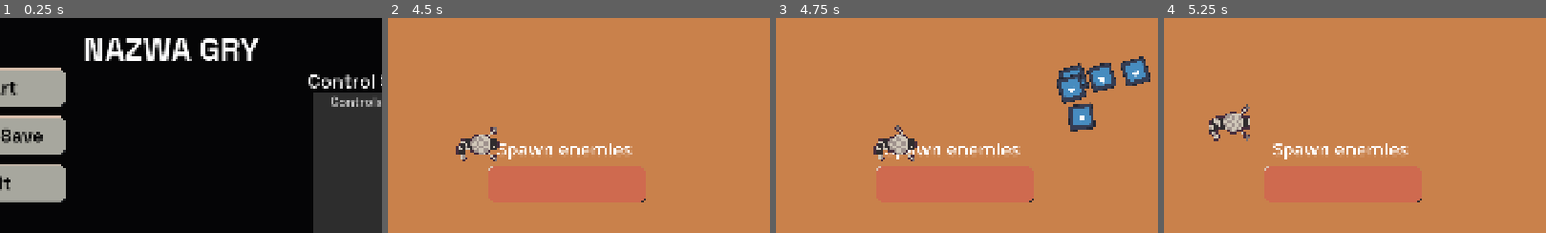
Above: before the commit, frames 1-4 (left to right).
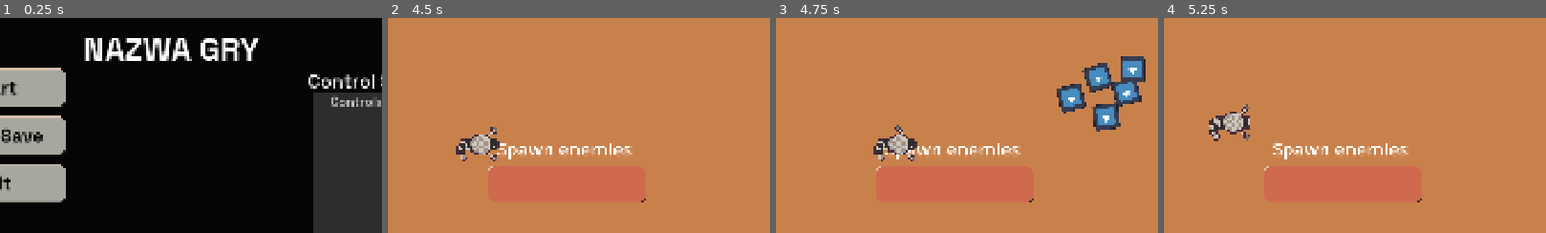
Above: after the commit, the same moments.

Repository: MagmutC3/418GC
Game: Godot game, scene res://Scenes/MainMenu/MainMenu.tscn
Two runs of this game, one before a commit and one after it. Both use one fixed random seed, a clock stepped at 60 frames per second and the inputs below. The engine's default icon, where the game draws it, is replaced by a stand-in: a white triangle on a blue panel in a dark square. Sound files missing from this copy of the repository are replaced by a short silence.
Inputs (mouse positions are % of the whole screen's width and height, from its top left):
- Up to frame 1 (0.25 s): no input
- Up to frame 2 (4.5 s): click "Start" at 0.5 s; tap Enter (ui_accept) at 1.25, 1.52, 2, 2.27, 4.25 s; hold Right (ui_right) 1.28-2.03 s; tap 1 at 1.35 s; hold Down (ui_down) 2.03-2.75 s; tap 2 at 2.1 s; click (3, 5) at 2.75 s; click "Resume" at 3.5 s; hold Right (ui_right) from 4.28 s (still down); tap 3 at 4.35 s
- Up to frame 3 (4.75 s): keep holding Right (ui_right)
- Up to frame 4 (5.25 s): release Right (ui_right) at 5.03 s; hold Up (ui_up) from 5.03 s (still down); tap R at 5.1 s
The pictures show only the part of the screen within x 28-78%, y 8-58%; the shares and areas given below are measured in that part.

Frames 1-2 are identical in both runs. In frame 3, 4.4% of the frame differs, in the area x 73-98%, y 17-53%; in frame 4, nothing differs.

Commit message:
Enemies fix

Diff:
--- a/Objects/Character/Character.tscn
+++ b/Objects/Character/Character.tscn
@@ -126,7 +126,7 @@
 
 [node name="Character" type="CharacterBody2D" groups=["MAIN_CHARACTER"]]
 scale = Vector2(8, 8)
-collision_mask = 2
+collision_layer = 3
 script = ExtResource("1_3btn0")
 
 [node name="MovementBehaviour" type="Node" parent="."]
--- a/Objects/Enemy/Enemy.tscn
+++ b/Objects/Enemy/Enemy.tscn
@@ -4,14 +4,15 @@
 [ext_resource type="Texture2D" uid="uid://bghlf5yi20pxk" path="res://icon.svg" id="3_8je80"]
 
 [sub_resource type="RectangleShape2D" id="RectangleShape2D_711mf"]
-size = Vector2(200, 200)
+size = Vector2(105, 103)
 
 [node name="Enemy" type="CharacterBody2D"]
-collision_layer = 0
+collision_layer = 4
+collision_mask = 5
 script = ExtResource("2_106yf")
 
 [node name="CollisionShape2D" type="CollisionShape2D" parent="."]
-position = Vector2(249, 12)
+position = Vector2(0.5, -1.5)
 shape = SubResource("RectangleShape2D_711mf")
 
 [node name="Sprite2D" type="Sprite2D" parent="."]
--- a/Objects/Spawner/Trigger.tscn
+++ b/Objects/Spawner/Trigger.tscn
@@ -15,6 +15,7 @@
 size = Vector2(730, 142)
 
 [node name="Area2D" type="Area2D"]
+collision_mask = 2
 script = SubResource("GDScript_urgvn")
 
 [node name="CollisionShape2D" type="CollisionShape2D" parent="."]
